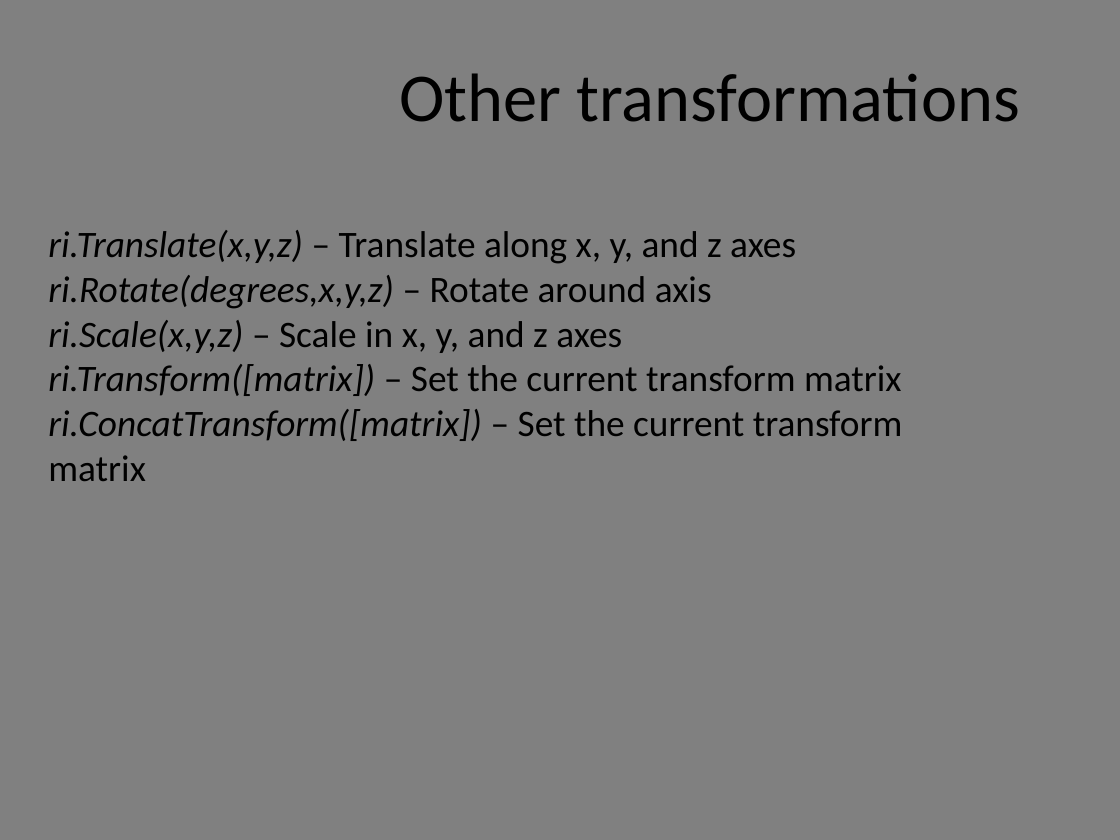
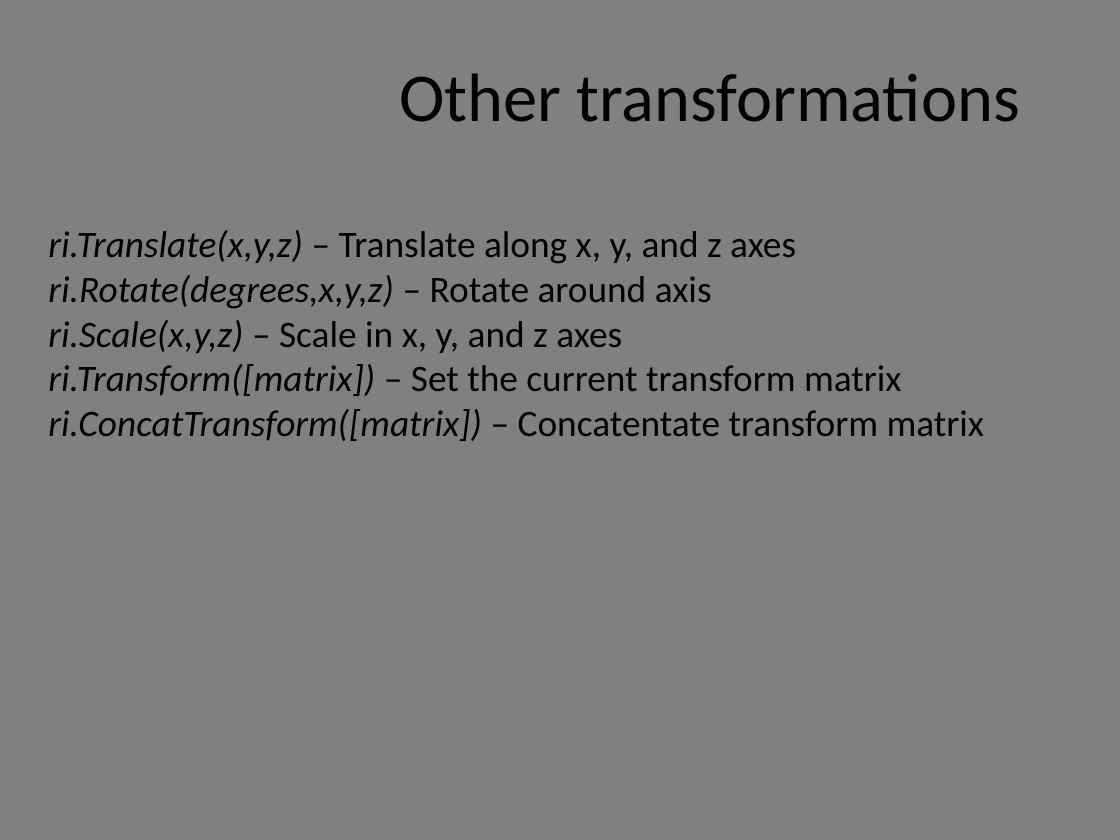
Before and after one commit to griffin2000/PRManForPythonCourse, a slide deck: slide 15 of PyRM.pptx (slide 16 before the commit). Drawn at 1120x840 pixels with LibreOffice and Linux fonts; fonts in the diff are those of the drawing; background and template pictures are left out. Boxes give left, top, right and bottom in pixels: in the first picture for what was removed or moved away, otherwise in the second. Text is boxed around its words. In the diff, an @@ line names an element or a change of style, - is before the commit and + after.

```diff
--- a/PyRM.pptx
+++ b/PyRM.pptx
@@ text at box(48, 409, 985, 441): text changed; italic on @@
-ri.ConcatTransform([matrix]) – Set the current transform matrix
+ri.ConcatTransform([matrix]) – Concatentate transform matrix
```
Also in this commit, not shown: 3 other slides changed, 1 slide added, 1 slide removed, 1 other file.
